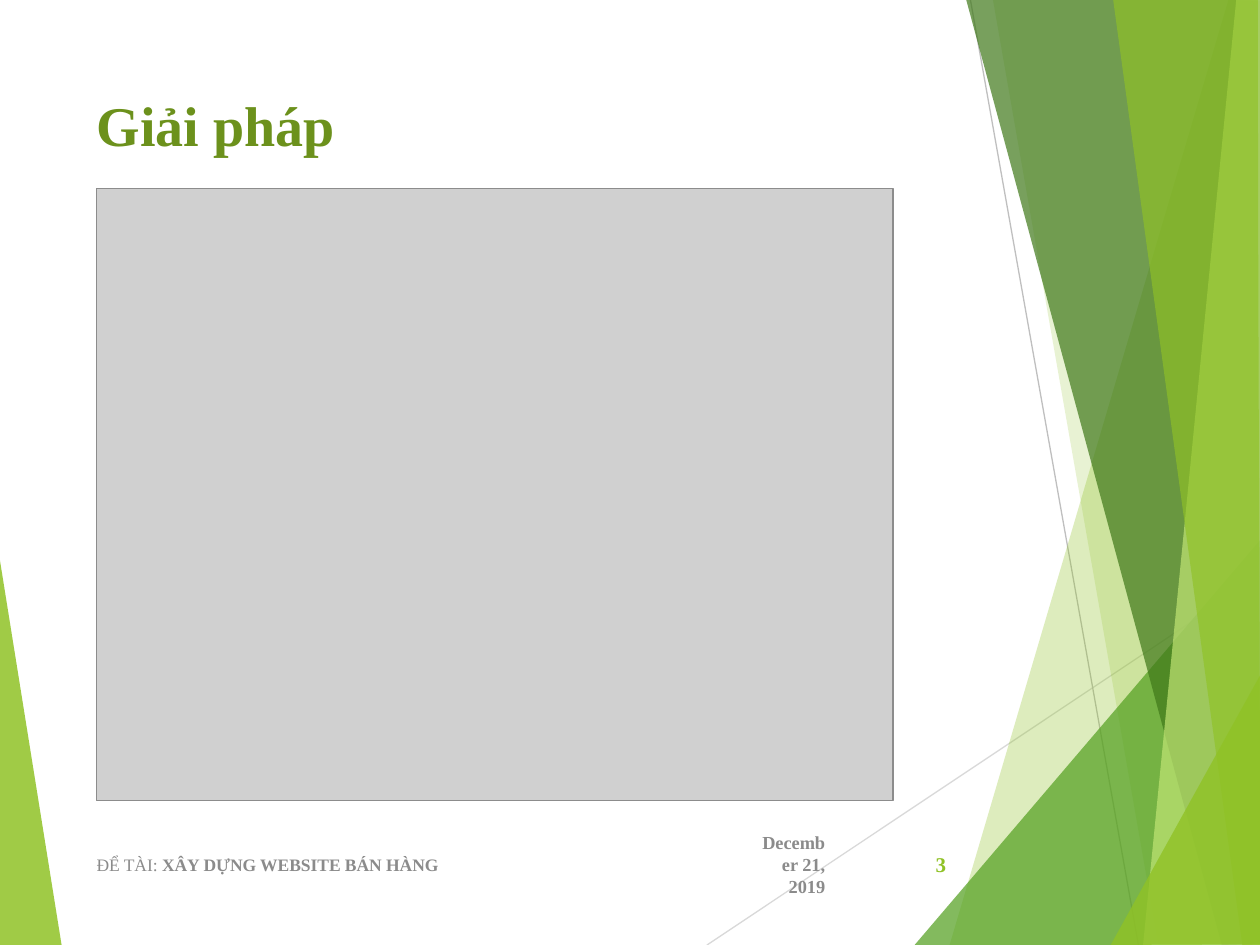
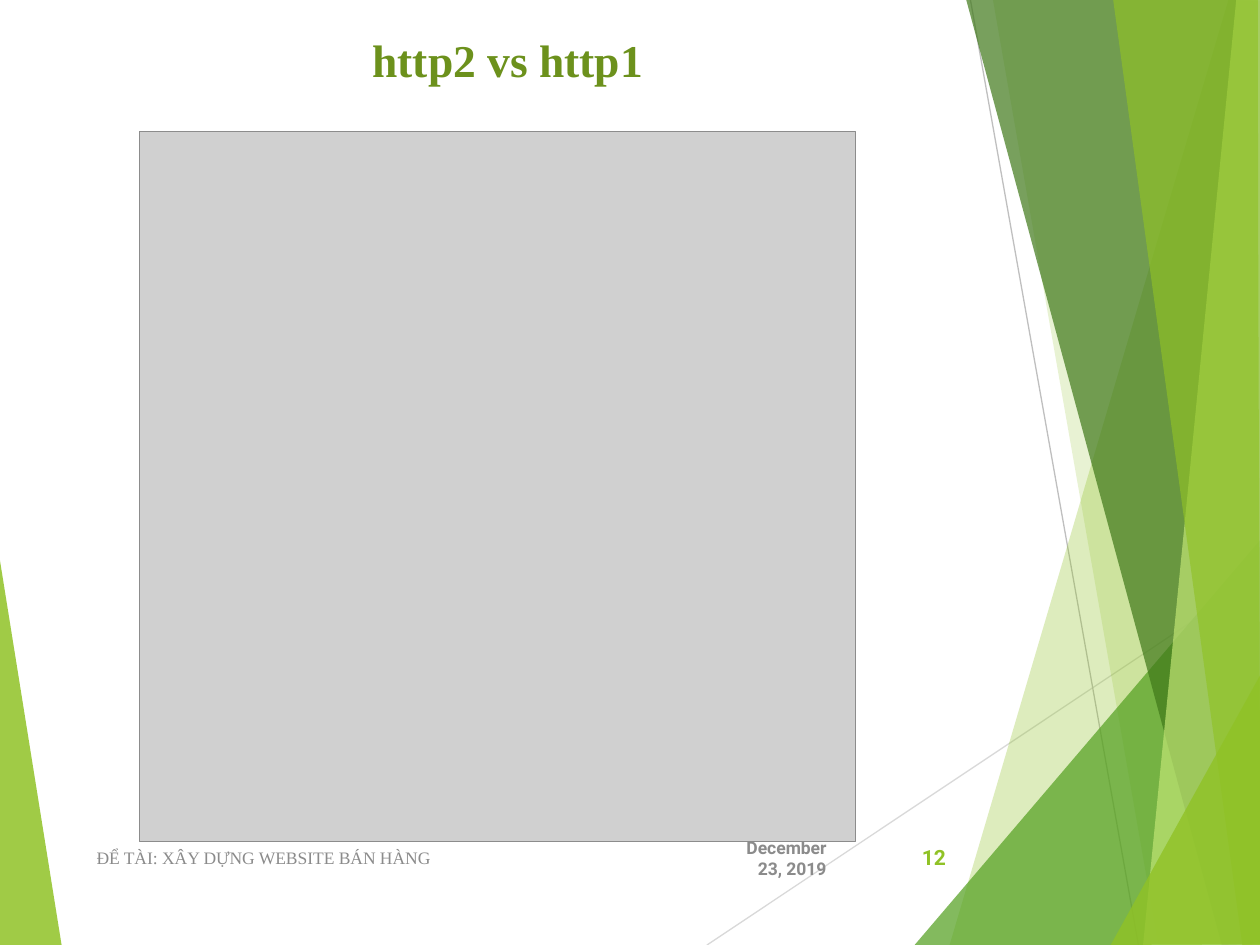
Before and after one commit to viet97/doandocs, a slide deck: slide 12 of DATN_Presentation.pptx (slide 3 before the commit). Drawn at 1260x945 pixels with LibreOffice and Linux fonts; fonts in the diff are those of the drawing; grey boxes stand for pictures. Boxes give left, top, right and bottom in pixels: in the first picture for what was removed or moved away, otherwise in the second. Text is boxed around its words. In the diff, an @@ line names an element or a change of style, - is before the commit and + after.

```diff
--- a/DATN_Presentation.pptx
+++ b/DATN_Presentation.pptx
@@ text added at (373,45,643,86), 26 pt, text #6C911C, bold @@
+http2 vs http1
@@ title removed at (97,107,334,156) @@
-Giải pháp
@@ picture: place and size @@
-picture at (96,189,892,801)
+picture at (140,131,857,842)
@@ text "ĐỂ TÀI: XÂY DỰNG WEBSITE ..." at (97,850,430,867): bold off in "XÂY DỰNG WEBSITE BÁN HÀNG" @@
@@ text at (746,841,826,878): text changed; size 10.5 to 10 pt; font Times New Roman to Roboto @@
-December 21, 2019
+December 23, 2019
@@ page number added at (922,850,946,865), 12 pt, text #90C226, bold @@
+12
@@ page number removed at (936,858,946,872) @@
-3
```
Also in this commit, not shown: 20 other slides changed.
